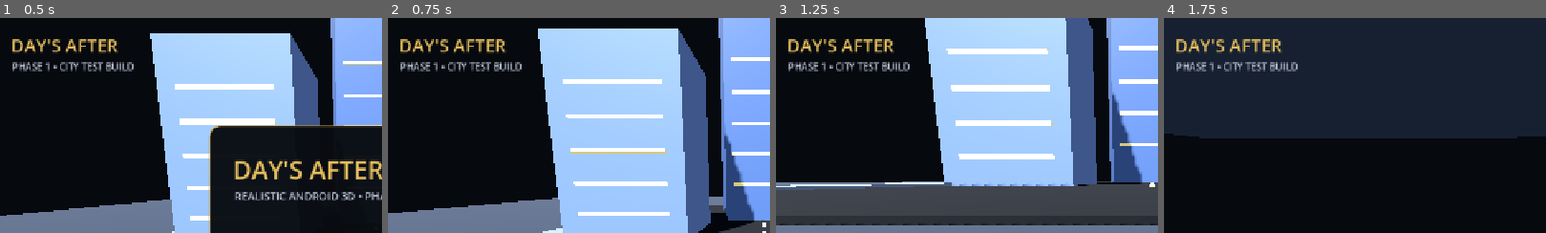
Above: before the commit, frames 1-4 (left to right).
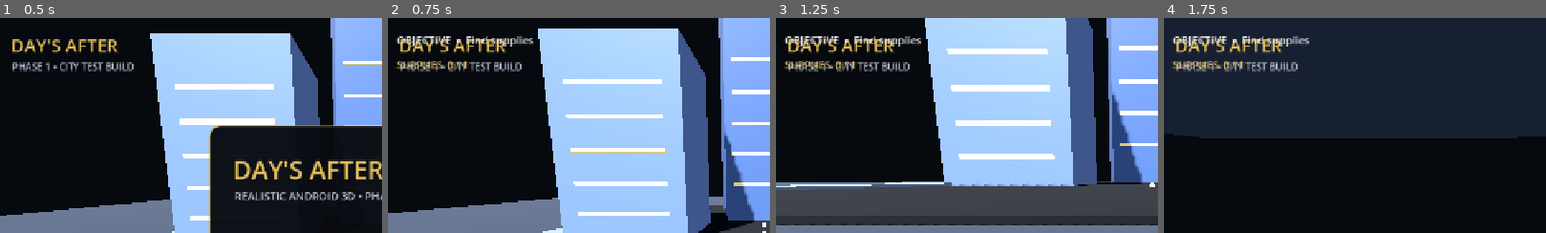
Above: after the commit, the same moments.

Repository: birdsin/Obitrend-Days-After-Godot
Game: Godot game, scene res://scenes/main.tscn
Same seed, same stepped clock (60 frames per second), same inputs: the game is played once before the commit and once after it.
Inputs (mouse positions are % of the whole screen's width and height, from its top left):
- Up to frame 1 (0.5 s): no input
- Up to frame 2 (0.75 s): click "START GAME" at 0.5 s
- Up to frame 3 (1.25 s): no input
- Up to frame 4 (1.75 s): tap Enter at 1.25 s; move the mouse to (72, 45) at 1.27 s; hold D (move_right) from 1.28 s (still down); tap E at 1.35 s; click (72, 45) at 1.42 s
The pictures show only the part of the screen within x 1-51%, y 0-50%; the shares and areas given below are measured in that part.

Frame 1 is identical in both runs. In frame 2, 1.2% of the frame differs, in the area x 2-38%, y 8-24%; in frame 3, 1.2%; in frame 4, 1.2%.

Commit message:
Add Phase 1 inventory and supply objective

Diff:
--- a/scripts/main.gd
+++ b/scripts/main.gd
@@ -12,6 +12,8 @@
 var camera_yaw := 0.0
 var camera_sensitivity := 0.008
 var interact_label: Label
+var objective_label: Label
+var inventory_label: Label
 var interaction_target: String = ""
 var inside_building := false
 var exterior_player_position := Vector3.ZERO
@@ -20,6 +22,7 @@
 var interior_root: Node3D
 var transition_label: Label
 var search_completed := false
+var supplies_count := 0
 
 func _ready() -> void:
     camera.current = true
@@ -29,6 +32,7 @@
     _build_city_collisions()
     _build_mobile_controls()
     _build_interaction_hud()
+    _build_survival_hud()
 
 func _build_city_collisions() -> void:
     var buildings := [
@@ -84,6 +88,27 @@
     transition_label.visible = false
     transition_label.mouse_filter = Control.MOUSE_FILTER_IGNORE
     $HUD.add_child(transition_label)
+
+func _build_survival_hud() -> void:
+    objective_label = Label.new()
+    objective_label.name = "Objective"
+    objective_label.position = Vector2(24, 24)
+    objective_label.size = Vector2(520, 42)
+    objective_label.add_theme_font_size_override("font_size", 18)
+    objective_label.modulate = Color(0.92, 0.92, 0.92, 1)
+    objective_label.text = "OBJECTIVE  •  Find supplies"
+    objective_label.visible = false
+    $HUD.add_child(objective_label)
+
+    inventory_label = Label.new()
+    inventory_label.name = "Inventory"
+    inventory_label.position = Vector2(24, 66)
+    inventory_label.size = Vector2(360, 42)
+    inventory_label.add_theme_font_size_override("font_size", 17)
+    inventory_label.modulate = Color(0.9, 0.75, 0.36, 1)
+    inventory_label.text = "SUPPLIES  0 / 1"
+    inventory_label.visible = false
+    $HUD.add_child(inventory_label)
 
 func _build_mobile_controls() -> void:
     mobile_controls = Control.new()
@@ -132,10 +157,20 @@
 func _start_game() -> void:
     menu.visible = false
     mobile_controls.visible = true
+    objective_label.visible = true
+    inventory_label.visible = true
     player.clear_mobile_input()
     player.set_physics_process(true)
     camera.current = true
     transition_label.visible = false
+    _update_survival_hud()
+
+func _update_survival_hud() -> void:
+    inventory_label.text = "SUPPLIES  %d / 1" % supplies_count
+    if supplies_count >= 1:
+        objective_label.text = "OBJECTIVE  •  Supplies secured"
+    else:
+        objective_label.text = "OBJECTIVE  •  Find supplies"
 
 func _process(_delta: float) -> void:
     if menu.visible:
@@ -179,7 +214,7 @@
 
     if not hit.is_empty():
         var collider = hit.get("collider")
-        if collider is StaticBody3D and collider.name == "SearchObject" and not search_completed:
+        if collider is StaticBody3D and collider.name == "SearchObject" and supplies_count < 1:
             interaction_target = "SEARCH"
             interact_label.text = "Search desk • Tap INTERACT"
             interact_label.visible = true
@@ -201,18 +236,26 @@
         _search_desk()
 
 func _search_desk() -> void:
-    if search_completed:
+    if supplies_count >= 1:
         return
+    supplies_count = 1
     search_completed = true
     interaction_target = ""
     mobile_buttons["interact"].visible = false
-    interact_label.text = "You found supplies • PHASE 1"
+    _update_survival_hud()
+    interact_label.text = "Supplies secured • PHASE 1"
     interact_label.visible = true
     transition_label.text = "SUPPLIES FOUND"
     transition_label.visible = true
-    var search_object := interior_root.get_node_or_null("SearchObject")
-    if is_instance_valid(search_object):
-        search_object.visible = false
+    var search_mesh := interior_root.get_node_or_null("SearchMesh")
+    if is_instance_valid(search_mesh):
+        search_mesh.visible = false
+    var search_body := interior_root.get_node_or_null("SearchObject")
+    if is_instance_valid(search_body):
+        search_body.set_deferred("process_mode", Node.PROCESS_MODE_DISABLED)
+        var collision := search_body.get_node_or_null("CollisionShape3D")
+        if is_instance_valid(collision):
+            collision.set_deferred("disabled", true)
     await get_tree().create_timer(1.2).timeout
     transition_label.visible = false
 
@@ -227,7 +270,6 @@
     camera_yaw = 0.0
     camera_pitch = -0.12
     camera_rig.rotation = Vector3(camera_pitch, camera_yaw, 0.0)
-    interact_label.visible = true
     transition_label.text = "ENTERED BUILDING"
     transition_label.visible = true
     await get_tree().create_timer(0.8).timeout
@@ -269,7 +311,7 @@
     _add_interior_box(Vector3(0, 1.0, -6.0), Vector3(7.0, 0.25, 0.25), Color(0.75, 0.58, 0.20))
 
     var search := MeshInstance3D.new()
-    search.name = "SearchObject"
+    search.name = "SearchMesh"
     var search_mesh := BoxMesh.new()
     search_mesh.size = Vector3(2.4, 0.7, 1.1)
     search.mesh = search_mesh
@@ -289,7 +331,6 @@
     search_collision.shape = search_shape
     search_body.add_child(search_collision)
     interior_root.add_child(search_body)
-    search_body.visible = true
 
     var light := OmniLight3D.new()
     light.name = "InteriorLight"
@@ -355,6 +396,8 @@
         player.global_position = exterior_player_position
     menu.visible = true
     mobile_controls.visible = false
+    objective_label.visible = false
+    inventory_label.visible = false
     player.clear_mobile_input()
     player.set_physics_process(false)
     camera_touch_id = -1
